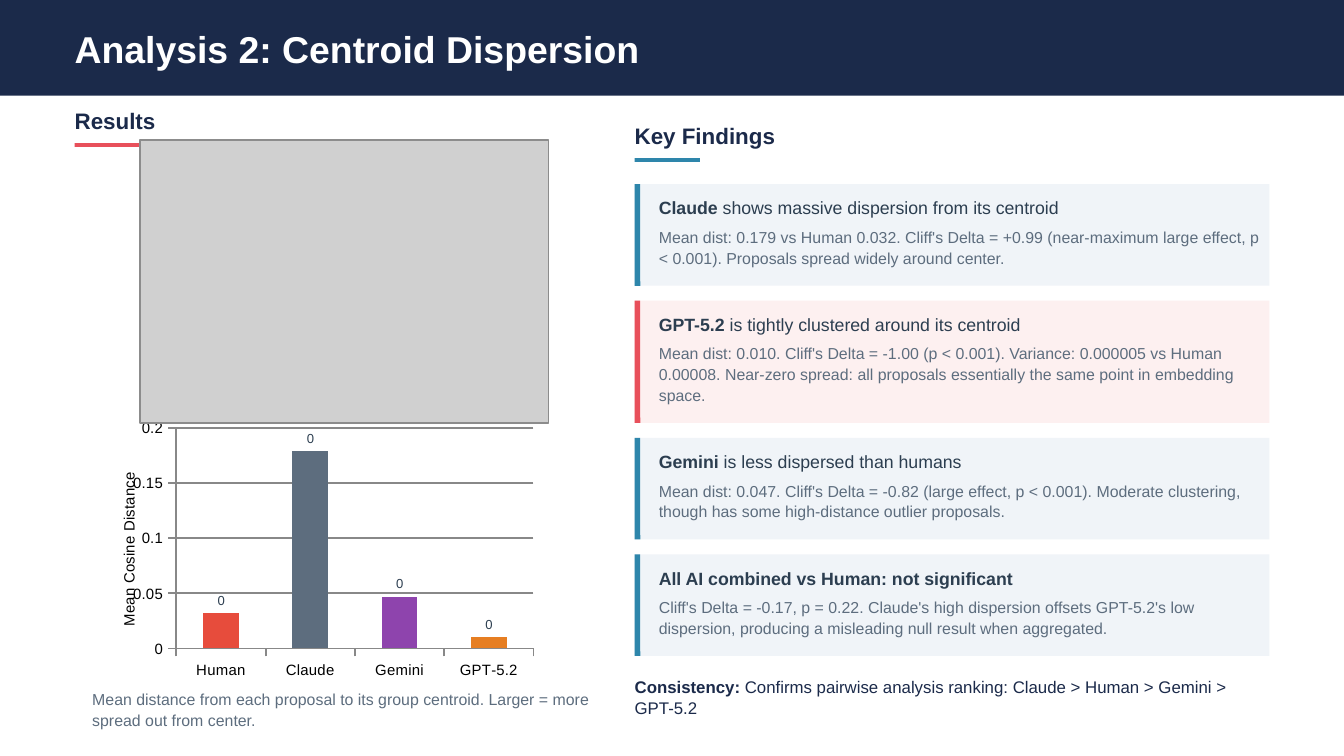
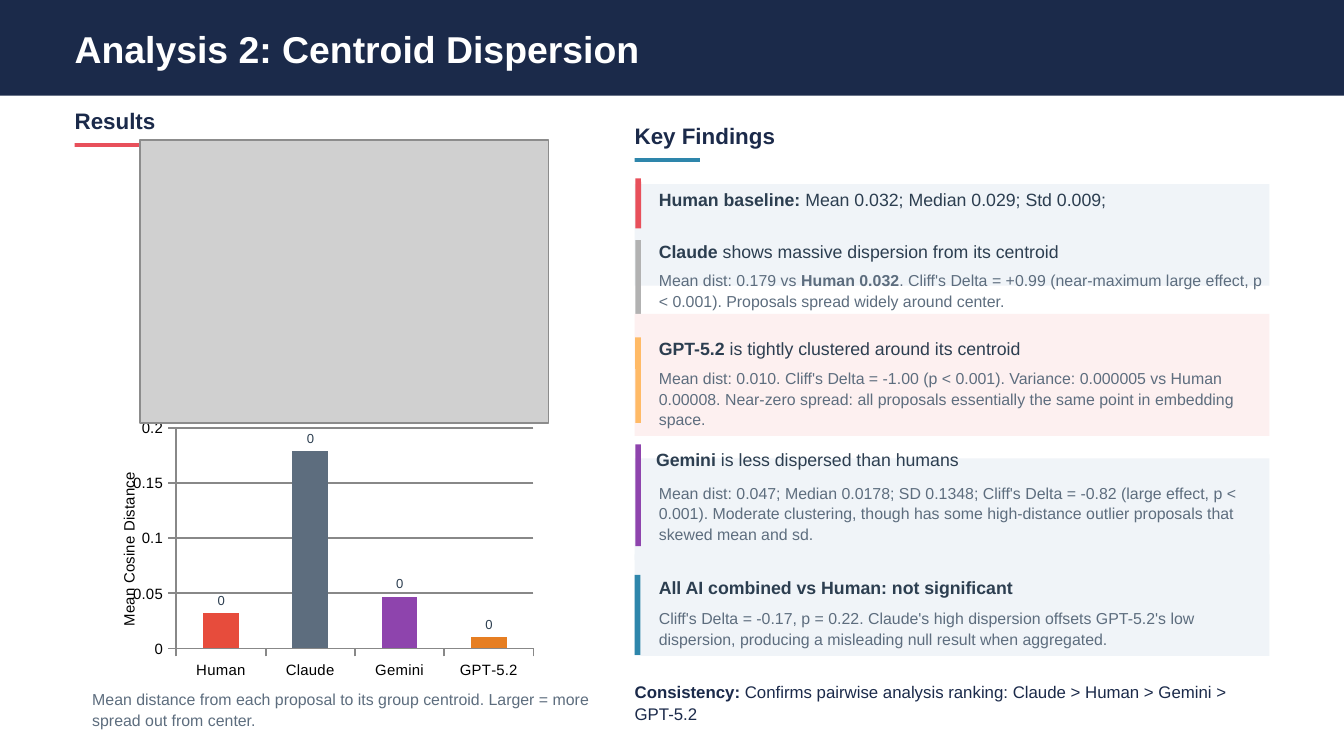
Before and after one commit to eveyhuang/human-AI-proposal, a slide deck: slide 6 of results/diversity_analysis_presentation_baseline.pptx (slide 5 before the commit). Drawn at 1344x756 pixels with LibreOffice and Linux fonts; fonts in the diff are those of the drawing; grey boxes stand for pictures. Boxes give left, top, right and bottom in pixels: in the first picture for what was removed or moved away, otherwise in the second. Text is boxed around its words. In the diff, an @@ line names an element or a change of style, - is before the commit and + after.

```diff
--- a/results/diversity_analysis_presentation_baseline.pptx
+++ b/results/diversity_analysis_presentation_baseline.pptx
@@ line added from (638, 179) to (638, 228), #E8505B 3 pt @@
@@ text added at box(659, 193, 1106, 209), 9.5 pt, text #2C3E50 @@
+Human baseline: Mean 0.032; Median 0.029; Std 0.009;
@@ text "Claude shows massive dispersion from ...": place and size @@
-text "Claude shows massive dispersion from ..." at box(659, 201, 1059, 218)
+text "Claude shows massive dispersion from ..." at box(659, 245, 1059, 262)
@@ line moved from (637, 184) - (637, 286) to (638, 241) - (638, 341) @@
@@ line (638, 241) - (638, 341): stroke #2E86AB 3 pt to #B2B2B2 3 pt @@
@@ text "Mean dist: 0.179 vs Human ...": place and size @@
-text "Mean dist: 0.179 vs Human ..." at box(659, 231, 1259, 268)
+text "Mean dist: 0.179 vs Human ..." at box(659, 274, 1262, 311)
@@ text "Mean dist: 0.179 vs Human ..." at box(659, 274, 1262, 311): bold on in "Human 0.032." @@
@@ rectangle: place and size @@
-rectangle at box(634, 301, 1269, 423)
+rectangle at box(634, 314, 1269, 437)
@@ line moved from (637, 301) - (637, 423) to (638, 337) - (638, 423) @@
@@ line (638, 337) - (638, 423): stroke #E8505B 3 pt to #FFBA66 3 pt @@
@@ text "GPT-5.2 is tightly clustered around ...": place and size @@
-text "GPT-5.2 is tightly clustered around ..." at box(659, 318, 1021, 335)
+text "GPT-5.2 is tightly clustered around ..." at box(659, 342, 1021, 359)
@@ text "Mean dist: 0.010. Cliff's Delta ...": place and size @@
-text "Mean dist: 0.010. Cliff's Delta ..." at box(659, 347, 1234, 405)
+text "Mean dist: 0.010. Cliff's Delta ..." at box(659, 372, 1234, 429)
@@ line moved from (637, 438) - (637, 539) to (638, 445) - (638, 546) @@
@@ line (638, 445) - (638, 546): stroke #2E86AB 3 pt to #8E44AD 3 pt @@
@@ rectangle: place and size @@
-rectangle at box(634, 438, 1269, 540)
+rectangle at box(634, 458, 1269, 560)
@@ text at box(659, 487, 1233, 540): text changed @@
-Mean dist: 0.047. Cliff's Delta = -0.82 (large effect, p < 0.001). Moderate clustering, though has some high-distance outlier proposals.
+Mean dist: 0.047; Median 0.0178; SD 0.1348; Cliff's Delta = -0.82 (large effect, p < 0.001). Moderate clustering, though has some high-distance outlier proposals that skewed mean and sd.
@@ line moved from (637, 554) - (637, 656) to (637, 575) - (637, 655) @@
@@ text "All AI combined vs Human: ...": place and size @@
-text "All AI combined vs Human: ..." at box(659, 572, 1012, 589)
+text "All AI combined vs Human: ..." at box(659, 581, 1012, 598)
@@ text "Cliff's Delta = -0.17, p ...": place and size @@
-text "Cliff's Delta = -0.17, p ..." at box(659, 601, 1195, 638)
+text "Cliff's Delta = -0.17, p ..." at box(659, 612, 1195, 649)
@@ text "Consistency: Confirms pairwise analysis ranking: ...": place and size @@
-text "Consistency: Confirms pairwise analysis ranking: ..." at box(635, 680, 1211, 714)
+text "Consistency: Confirms pairwise analysis ranking: ..." at box(635, 685, 1211, 720)
```
Also in this commit, not shown: 14 other slides changed, 4 slides added, 15 other files.
